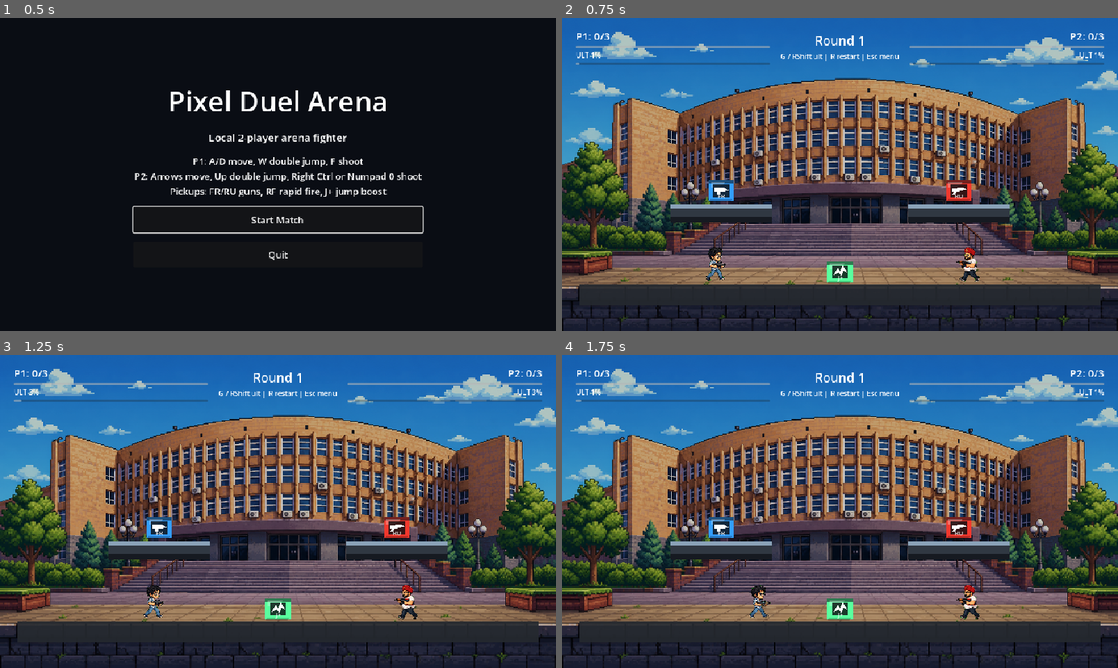
Above: before the commit, frames 1-4 (two rows, left to right).
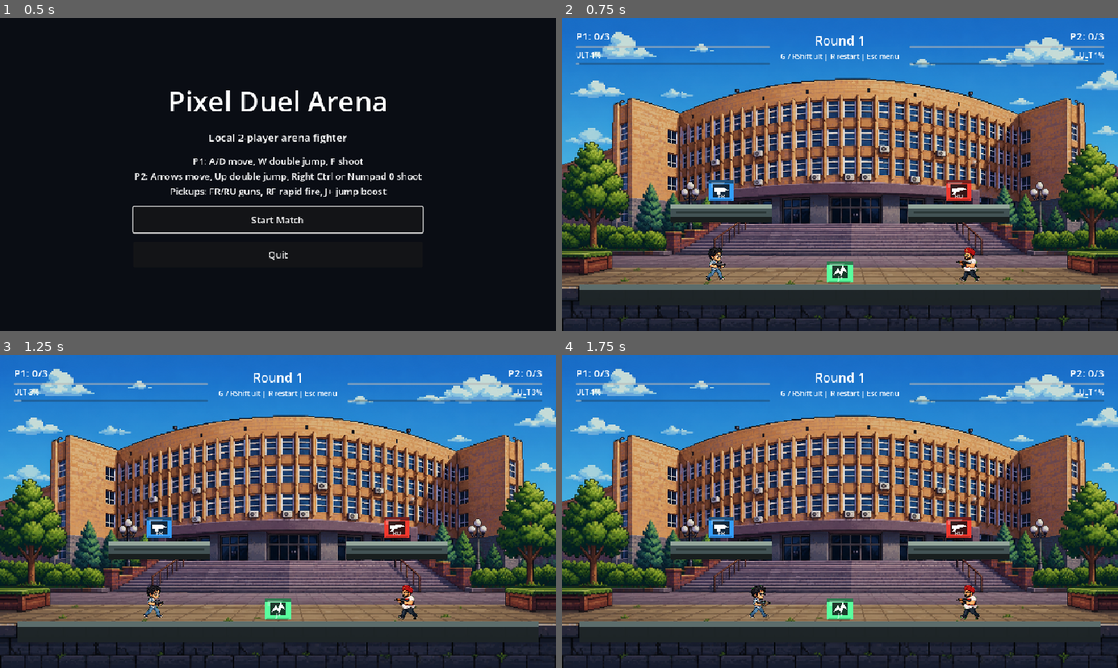
Above: after the commit, the same moments.

Repository: markkarimyan/gamedev
Game: Godot game, scene res://scenes/MainMenu.tscn
Same seed, same stepped clock (60 frames per second), same inputs: the game is played once before the commit and once after it.
Inputs:
- Up to frame 1 (0.5 s): no input
- Up to frame 2 (0.75 s): click "Start Match" at 0.5 s
- Up to frame 3 (1.25 s): no input
- Up to frame 4 (1.75 s): tap Enter at 1.25 s; hold D from 1.28 s (still down); tap R at 1.35 s; tap Space at 1.52 s

Frame 1 is identical in both runs. In frame 2, 4.3% of the frame differs, in the area x 0-100%, y 4-87%; in frame 3, 4.3%; in frame 4, 4.3%.

Commit message:
Polish campus arenas

Diff:
--- a/scenes/arenas/CampusArena.tscn
+++ b/scenes/arenas/CampusArena.tscn
@@ -33,7 +33,13 @@
 [node name="BackdropShade" type="ColorRect" parent="Background"]
 offset_right = 960.0
 offset_bottom = 540.0
-color = Color(0.0196078, 0.0235294, 0.0313726, 0.22)
+color = Color(0.0117647, 0.0235294, 0.0352941, 0.12)
+
+[node name="ForegroundPlazaShade" type="ColorRect" parent="Background"]
+offset_top = 398.0
+offset_right = 960.0
+offset_bottom = 540.0
+color = Color(0.0470588, 0.0862745, 0.0823529, 0.18)
 
 [node name="GameplayGeometry" type="Node2D" parent="."]
 
@@ -50,7 +56,14 @@
 offset_top = -18.0
 offset_right = 450.0
 offset_bottom = 18.0
-color = Color(0.145098, 0.160784, 0.184314, 0.92)
+color = Color(0.117647, 0.145098, 0.152941, 0.96)
+
+[node name="GroundStoneLip" type="ColorRect" parent="GameplayGeometry/Boundaries/Ground"]
+offset_left = -450.0
+offset_top = -18.0
+offset_right = 450.0
+offset_bottom = -8.0
+color = Color(0.360784, 0.427451, 0.423529, 1)
 
 [node name="LeftWall" type="StaticBody2D" parent="GameplayGeometry/Boundaries"]
 position = Vector2(16, 310)
@@ -83,21 +96,28 @@
 offset_top = -9.0
 offset_right = 88.0
 offset_bottom = 23.0
-color = Color(0.188235, 0.219608, 0.258824, 1)
+color = Color(0.258824, 0.321569, 0.329412, 1)
 
 [node name="PlatformLeftTop" type="ColorRect" parent="GameplayGeometry/Platforms/PlatformLeft"]
 offset_left = -88.0
 offset_top = -9.0
 offset_right = 88.0
 offset_bottom = -1.0
-color = Color(0.541176, 0.635294, 0.721569, 1)
+color = Color(0.580392, 0.65098, 0.607843, 1)
 
 [node name="PlatformLeftEdge" type="ColorRect" parent="GameplayGeometry/Platforms/PlatformLeft"]
 offset_left = -88.0
 offset_top = 13.0
 offset_right = 88.0
 offset_bottom = 23.0
-color = Color(0.0470588, 0.0588235, 0.0784314, 0.72)
+color = Color(0.0705882, 0.0901961, 0.0901961, 0.88)
+
+[node name="PlatformLeftBrickLine" type="ColorRect" parent="GameplayGeometry/Platforms/PlatformLeft"]
+offset_left = -78.0
+offset_top = 4.0
+offset_right = 78.0
+offset_bottom = 7.0
+color = Color(0.145098, 0.188235, 0.184314, 0.74)
 
 [node name="PlatformRight" type="StaticBody2D" parent="GameplayGeometry/Platforms"]
 position = Vector2(685, 330)
@@ -110,21 +130,28 @@
 offset_top = -9.0
 offset_right = 88.0
 offset_bottom = 23.0
-color = Color(0.188235, 0.219608, 0.258824, 1)
+color = Color(0.258824, 0.321569, 0.329412, 1)
 
 [node name="PlatformRightTop" type="ColorRect" parent="GameplayGeometry/Platforms/PlatformRight"]
 offset_left = -88.0
 offset_top = -9.0
 offset_right = 88.0
 offset_bottom = -1.0
-color = Color(0.541176, 0.635294, 0.721569, 1)
+color = Color(0.580392, 0.65098, 0.607843, 1)
 
 [node name="PlatformRightEdge" type="ColorRect" parent="GameplayGeometry/Platforms/PlatformRight"]
 offset_left = -88.0
 offset_top = 13.0
 offset_right = 88.0
 offset_bottom = 23.0
-color = Color(0.0470588, 0.0588235, 0.0784314, 0.72)
+color = Color(0.0705882, 0.0901961, 0.0901961, 0.88)
+
+[node name="PlatformRightBrickLine" type="ColorRect" parent="GameplayGeometry/Platforms/PlatformRight"]
+offset_left = -78.0
+offset_top = 4.0
+offset_right = 78.0
+offset_bottom = 7.0
+color = Color(0.145098, 0.188235, 0.184314, 0.74)
 
 [node name="Spawns" type="Node2D" parent="."]
 
--- a/scenes/arenas/CourtyardArena.tscn
+++ b/scenes/arenas/CourtyardArena.tscn
@@ -7,10 +7,10 @@
 size = Vector2(900, 36)
 
 [sub_resource type="RectangleShape2D" id="RectangleShape2D_platform_wide"]
-size = Vector2(210, 18)
+size = Vector2(190, 18)
 
 [sub_resource type="RectangleShape2D" id="RectangleShape2D_platform_small"]
-size = Vector2(136, 18)
+size = Vector2(126, 18)
 
 [sub_resource type="RectangleShape2D" id="RectangleShape2D_wall"]
 size = Vector2(28, 340)
@@ -26,18 +26,18 @@
 [node name="BaseFill" type="ColorRect" parent="Background"]
 offset_right = 960.0
 offset_bottom = 540.0
-color = Color(0.105882, 0.0862745, 0.0588235, 1)
+color = Color(0.0705882, 0.0862745, 0.0745098, 1)
 
 [node name="PixelCampusBackground" type="Sprite2D" parent="Background"]
 position = Vector2(480, 270)
 scale = Vector2(0.574, 0.574)
-modulate = Color(1, 0.86, 0.62, 1)
+modulate = Color(0.76, 0.88, 0.78, 1)
 texture = ExtResource("1_bg")
 
 [node name="BackdropShade" type="ColorRect" parent="Background"]
 offset_right = 960.0
 offset_bottom = 540.0
-color = Color(0.235294, 0.117647, 0.0313726, 0.18)
+color = Color(0.0196078, 0.0431373, 0.0392157, 0.34)
 
 [node name="CourtyardLandmarks" type="Node2D" parent="Background"]
 z_index = 1
@@ -47,28 +47,112 @@
 offset_top = 392.0
 offset_right = 852.0
 offset_bottom = 540.0
-color = Color(0.423529, 0.32549, 0.235294, 0.82)
+color = Color(0.329412, 0.341176, 0.305882, 0.88)
 
 [node name="CenterWalkway" type="ColorRect" parent="Background/CourtyardLandmarks"]
 offset_left = 432.0
 offset_top = 290.0
 offset_right = 528.0
 offset_bottom = 540.0
-color = Color(0.576471, 0.466667, 0.337255, 0.72)
+color = Color(0.501961, 0.521569, 0.462745, 0.82)
+
+[node name="WalkwayStripeLeft" type="ColorRect" parent="Background/CourtyardLandmarks"]
+offset_left = 422.0
+offset_top = 300.0
+offset_right = 430.0
+offset_bottom = 540.0
+color = Color(0.219608, 0.235294, 0.203922, 0.7)
+
+[node name="WalkwayStripeRight" type="ColorRect" parent="Background/CourtyardLandmarks"]
+offset_left = 530.0
+offset_top = 300.0
+offset_right = 538.0
+offset_bottom = 540.0
+color = Color(0.219608, 0.235294, 0.203922, 0.7)
+
+[node name="PavingLine1" type="ColorRect" parent="Background/CourtyardLandmarks"]
+offset_left = 108.0
+offset_top = 430.0
+offset_right = 852.0
+offset_bottom = 434.0
+color = Color(0.215686, 0.223529, 0.203922, 0.68)
+
+[node name="PavingLine2" type="ColorRect" parent="Background/CourtyardLandmarks"]
+offset_left = 108.0
+offset_top = 492.0
+offset_right = 852.0
+offset_bottom = 496.0
+color = Color(0.215686, 0.223529, 0.203922, 0.68)
 
 [node name="LeftLawn" type="ColorRect" parent="Background/CourtyardLandmarks"]
 offset_left = 38.0
 offset_top = 368.0
 offset_right = 300.0
 offset_bottom = 438.0
-color = Color(0.172549, 0.372549, 0.235294, 0.64)
+color = Color(0.0862745, 0.286275, 0.184314, 0.74)
 
 [node name="RightLawn" type="ColorRect" parent="Background/CourtyardLandmarks"]
 offset_left = 660.0
 offset_top = 368.0
 offset_right = 922.0
 offset_bottom = 438.0
-color = Color(0.172549, 0.372549, 0.235294, 0.64)
+color = Color(0.0862745, 0.286275, 0.184314, 0.74)
+
+[node name="LeftTreeCanopy" type="ColorRect" parent="Background/CourtyardLandmarks"]
+offset_left = 86.0
+offset_top = 308.0
+offset_right = 164.0
+offset_bottom = 360.0
+color = Color(0.0745098, 0.384314, 0.196078, 0.86)
+
+[node name="LeftTreeTrunk" type="ColorRect" parent="Background/CourtyardLandmarks"]
+offset_left = 118.0
+offset_top = 354.0
+offset_right = 132.0
+offset_bottom = 388.0
+color = Color(0.294118, 0.180392, 0.0980392, 0.9)
+
+[node name="RightTreeCanopy" type="ColorRect" parent="Background/CourtyardLandmarks"]
+offset_left = 796.0
+offset_top = 308.0
+offset_right = 874.0
+offset_bottom = 360.0
+color = Color(0.0745098, 0.384314, 0.196078, 0.86)
+
+[node name="RightTreeTrunk" type="ColorRect" parent="Background/CourtyardLandmarks"]
+offset_left = 828.0
+offset_top = 354.0
+offset_right = 842.0
+offset_bottom = 388.0
+color = Color(0.294118, 0.180392, 0.0980392, 0.9)
+
+[node name="LeftCampusArch" type="ColorRect" parent="Background/CourtyardLandmarks"]
+offset_left = 230.0
+offset_top = 148.0
+offset_right = 316.0
+offset_bottom = 248.0
+color = Color(0.360784, 0.384314, 0.341176, 0.62)
+
+[node name="LeftCampusArchCutout" type="ColorRect" parent="Background/CourtyardLandmarks"]
+offset_left = 250.0
+offset_top = 174.0
+offset_right = 296.0
+offset_bottom = 248.0
+color = Color(0.0470588, 0.0745098, 0.0705882, 0.72)
+
+[node name="RightCampusArch" type="ColorRect" parent="Background/CourtyardLandmarks"]
+offset_left = 644.0
+offset_top = 148.0
+offset_right = 730.0
+offset_bottom = 248.0
+color = Color(0.360784, 0.384314, 0.341176, 0.62)
+
+[node name="RightCampusArchCutout" type="ColorRect" parent="Background/CourtyardLandmarks"]
+offset_left = 664.0
+offset_top = 174.0
+offset_right = 710.0
+offset_bottom = 248.0
+color = Color(0.0470588, 0.0745098, 0.0705882, 0.72)
 
 [node name="LeftPlanter" type="ColorRect" parent="Background/CourtyardLandmarks"]
 offset_left = 138.0
@@ -103,14 +187,21 @@
 offset_top = 386.0
 offset_right = 524.0
 offset_bottom = 424.0
-color = Color(0.286275, 0.384314, 0.411765, 0.72)
+color = Color(0.211765, 0.298039, 0.329412, 0.86)
 
 [node name="FountainWater" type="ColorRect" parent="Background/CourtyardLandmarks"]
 offset_left = 452.0
 offset_top = 374.0
 offset_right = 508.0
 offset_bottom = 396.0
-color = Color(0.329412, 0.596078, 0.67451, 0.7)
+color = Color(0.211765, 0.611765, 0.682353, 0.84)
+
+[node name="FountainJet" type="ColorRect" parent="Background/CourtyardLandmarks"]
+offset_left = 476.0
+offset_top = 340.0
+offset_right = 484.0
+offset_bottom = 382.0
+color = Color(0.588235, 0.847059, 0.862745, 0.76)
 
 [node name="GameplayGeometry" type="Node2D" parent="."]
 
@@ -127,7 +218,14 @@
 offset_top = -18.0
 offset_right = 450.0
 offset_bottom = 18.0
-color = Color(0.25098, 0.176471, 0.117647, 0.94)
+color = Color(0.188235, 0.239216, 0.2, 0.96)
+
+[node name="GroundGrassLip" type="ColorRect" parent="GameplayGeometry/Boundaries/Ground"]
+offset_left = -450.0
+offset_top = -18.0
+offset_right = 450.0
+offset_bottom = -9.0
+color = Color(0.270588, 0.466667, 0.239216, 1)
 
 [node name="LeftWall" type="StaticBody2D" parent="GameplayGeometry/Boundaries"]
 position = Vector2(16, 310)
@@ -150,44 +248,65 @@
 [node name="Platforms" type="Node2D" parent="GameplayGeometry"]
 
 [node name="PlatformLeftHigh" type="StaticBody2D" parent="GameplayGeometry/Platforms"]
-position = Vector2(220, 315)
+position = Vector2(188, 288)
 
 [node name="PlatformLeftHighShape" type="CollisionShape2D" parent="GameplayGeometry/Platforms/PlatformLeftHigh"]
 shape = SubResource("RectangleShape2D_platform_small")
 
 [node name="PlatformLeftHighVisual" type="ColorRect" parent="GameplayGeometry/Platforms/PlatformLeftHigh"]
-offset_left = -74.0
-offset_top = -9.0
-offset_right = 74.0
+offset_left = -70.0
+offset_top = -9.0
+offset_right = 70.0
 offset_bottom = 23.0
 color = Color(0.309804, 0.207843, 0.133333, 1)
 
+[node name="PlatformLeftHighTop" type="ColorRect" parent="GameplayGeometry/Platforms/PlatformLeftHigh"]
+offset_left = -70.0
+offset_top = -9.0
+offset_right = 70.0
+offset_bottom = -2.0
+color = Color(0.529412, 0.466667, 0.313725, 1)
+
 [node name="PlatformCenter" type="StaticBody2D" parent="GameplayGeometry/Platforms"]
-position = Vector2(480, 365)
+position = Vector2(480, 282)
 
 [node name="PlatformCenterShape" type="CollisionShape2D" parent="GameplayGeometry/Platforms/PlatformCenter"]
 shape = SubResource("RectangleShape2D_platform_wide")
 
 [node name="PlatformCenterVisual" type="ColorRect" parent="GameplayGeometry/Platforms/PlatformCenter"]
-offset_left = -113.0
-offset_top = -9.0
-offset_right = 113.0
+offset_left = -103.0
+offset_top = -9.0
+offset_right = 103.0
 offset_bottom = 23.0
 color = Color(0.337255, 0.235294, 0.156863, 1)
 
+[node name="PlatformCenterTop" type="ColorRect" parent="GameplayGeometry/Platforms/PlatformCenter"]
+offset_left = -103.0
+offset_top = -9.0
+offset_right = 103.0
+offset_bottom = -2.0
+color = Color(0.560784, 0.494118, 0.329412, 1)
+
 [node name="PlatformRightHigh" type="StaticBody2D" parent="GameplayGeometry/Platforms"]
-position = Vector2(740, 315)
+position = Vector2(772, 288)
 
 [node name="PlatformRightHighShape" type="CollisionShape2D" parent="GameplayGeometry/Platforms/PlatformRightHigh"]
 shape = SubResource("RectangleShape2D_platform_small")
 
 [node name="PlatformRightHighVisual" type="ColorRect" parent="GameplayGeometry/Platforms/PlatformRightHigh"]
-offset_left = -74.0
-offset_top = -9.0
-offset_right = 74.0
+offset_left = -70.0
+offset_top = -9.0
+offset_right = 70.0
 offset_bottom = 23.0
 color = Color(0.309804, 0.207843, 0.133333, 1)
 
+[node name="PlatformRightHighTop" type="ColorRect" parent="GameplayGeometry/Platforms/PlatformRightHigh"]
+offset_left = -70.0
+offset_top = -9.0
+offset_right = 70.0
+offset_bottom = -2.0
+color = Color(0.529412, 0.466667, 0.313725, 1)
+
 [node name="Spawns" type="Node2D" parent="."]
 
 [node name="P1Spawn" type="Marker2D" parent="Spawns"]
@@ -200,15 +319,15 @@
 z_index = 5
 
 [node name="FamasPickup" parent="Pickups" instance=ExtResource("2_pickup")]
-position = Vector2(220, 282)
+position = Vector2(188, 255)
 pickup_type = "famas"
 
 [node name="AkPickup" parent="Pickups" instance=ExtResource("2_pickup")]
-position = Vector2(740, 282)
+position = Vector2(772, 255)
 pickup_type = "ak"
 
 [node name="RapidPickup" parent="Pickups" instance=ExtResource("2_pickup")]
-position = Vector2(480, 332)
+position = Vector2(480, 249)
 pickup_type = "rapid"
 
 [node name="JumpPickup" parent="Pickups" instance=ExtResource("2_pickup")]
--- a/tests/ultimate_system_test.gd
+++ b/tests/ultimate_system_test.gd
@@ -24,8 +24,7 @@
 	await _test_authored_arena_platforms_match_collision_and_clear_spawns()
 	await _test_match_randomizes_authored_arenas_between_rounds()
 	await _test_campus_courtyard_starter_arena_is_fair_and_readable()
-	await _test_cafeteria_arena_is_available_for_random_rounds()
-	await _test_cafeteria_arena_is_fair_and_readable()
+	await _test_cafeteria_arena_is_available_fair_and_readable()
 	await _test_players_gain_ultimate_charge_during_active_round()
 	await _test_players_gain_ultimate_charge_from_combat()
 	await _test_ultimate_readiness_reset_and_activation_gate()
@@ -63,7 +62,7 @@
 
 	for player: Player in [game.get_node("%Player1"), game.get_node("%Player2")]:
 		var full_sprite: Sprite2D = player.get_node("%FullSprite")
-		var sprite_bottom := full_sprite.global_position.y + full_sprite.texture.get_height() * full_sprite.scale.y * 0.5
+		var sprite_bottom := full_sprite.global_position.y + full_sprite.get_rect().end.y * full_sprite.scale.y
 		_assert_true(absf(sprite_bottom - player.global_position.y) <= 1.0, "Player %d sprite feet align with collision feet" % player.player_id)
 
 	game.queue_free()
@@ -145,7 +144,7 @@
 	await process_frame
 
 
-func _test_cafeteria_arena_is_available_for_random_rounds() -> void:
+func _test_cafeteria_arena_is_available_fair_and_readable() -> void:
 	var game := GAME_SCENE.instantiate()
 	root.add_child(game)
 	await process_frame
@@ -153,13 +152,11 @@
 	var arena_paths: Array[String] = []
 	for arena_scene: PackedScene in game.ARENA_SCENES:
 		arena_paths.append(arena_scene.resource_path)
-	_assert_true("res://scenes/arenas/CafeteriaArena.tscn" in arena_paths, "Campus cafeteria arena appears in the random arena pool")
-
-	game.queue_free()
-	await process_frame
-
-
-func _test_cafeteria_arena_is_fair_and_readable() -> void:
+	_assert_true(CAFETERIA_SCENE.resource_path in arena_paths, "Campus cafeteria arena appears in the random arena pool")
+
+	game.queue_free()
+	await process_frame
+
 	var arena := CAFETERIA_SCENE.instantiate()
 	root.add_child(arena)
 	await process_frame
